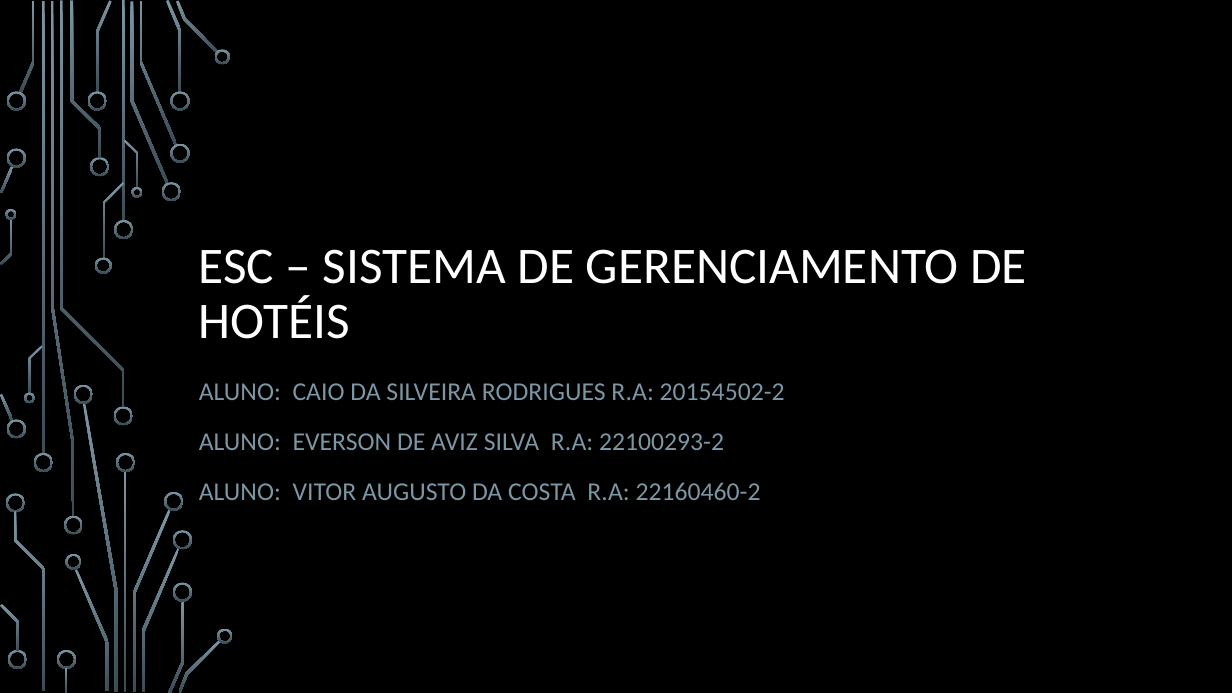
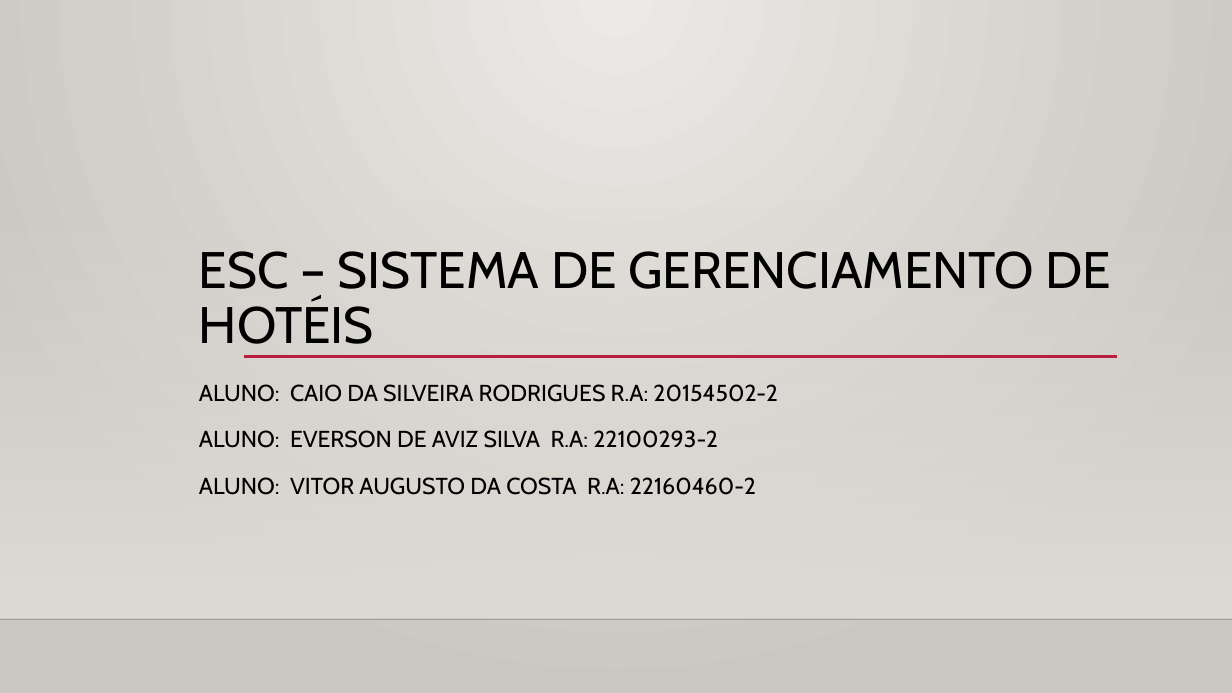
Before and after one commit to Esc-Sistema-de-Gerenciamento-de-Hoteis/Apresentacoes, a slide deck: slide 1 of ESC - Sistema de Gerenciamento de Hoteis.pptx. Drawn at 1232x693 pixels with LibreOffice and Linux fonts; fonts in the diff are those of the drawing; background and template pictures are left out. Boxes give left, top, right and bottom in pixels: in the first picture for what was removed or moved away, otherwise in the second. Text is boxed around its words. In the diff, an @@ line names an element or a change of style, - is before the commit and + after.

```diff
--- a/ESC - Sistema de Gerenciamento de Hoteis.pptx
+++ b/ESC - Sistema de Gerenciamento de Hoteis.pptx
@@ background picture (left out) to gradient #ECEAE7 to #CAC7C1 @@
@@ title "ESC – SISTEMA DE GERENCIAMENTO ..." at [199,251,1112,344]: font Calibri to Cabin, text colour #FFFFFF to #000000 @@
@@ rectangle added at [0,204,1232,619], fill gradient #DFDBD5 @@
@@ line added from (244, 357) to (1117, 357), #B71E42 2.5 pt @@
@@ subtitle "ALUNO: CAIO DA SILVEIRA RODRIGUES ..." at [199,384,777,495]: size 20 to 18 pt, font Calibri to Cabin, text colour #7C96A3 to #000000 @@
@@ group removed at [0,0,233,693]: 50 freeform shapes, 4 rectangles @@
@@ line added from (0, 619) to (1232, 619), #000001 1 pt @@
```
Also in this commit, not shown: 4 other slides changed, 1 slide added, 1 slide removed.
